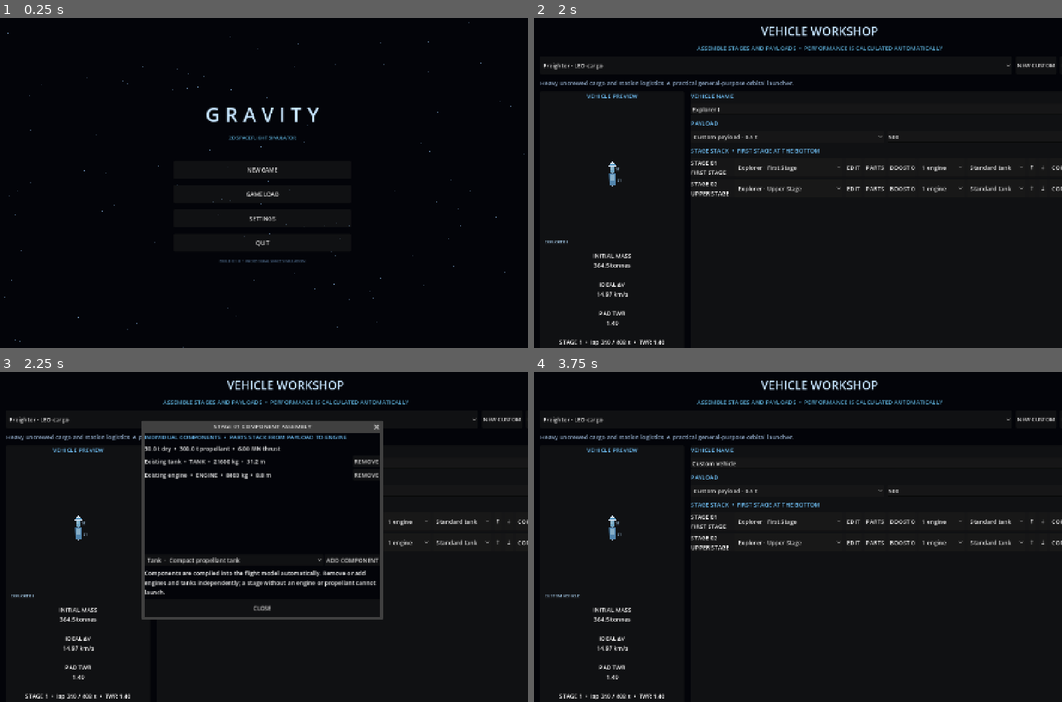
Above: before the commit, frames 1-4 (two rows, left to right).
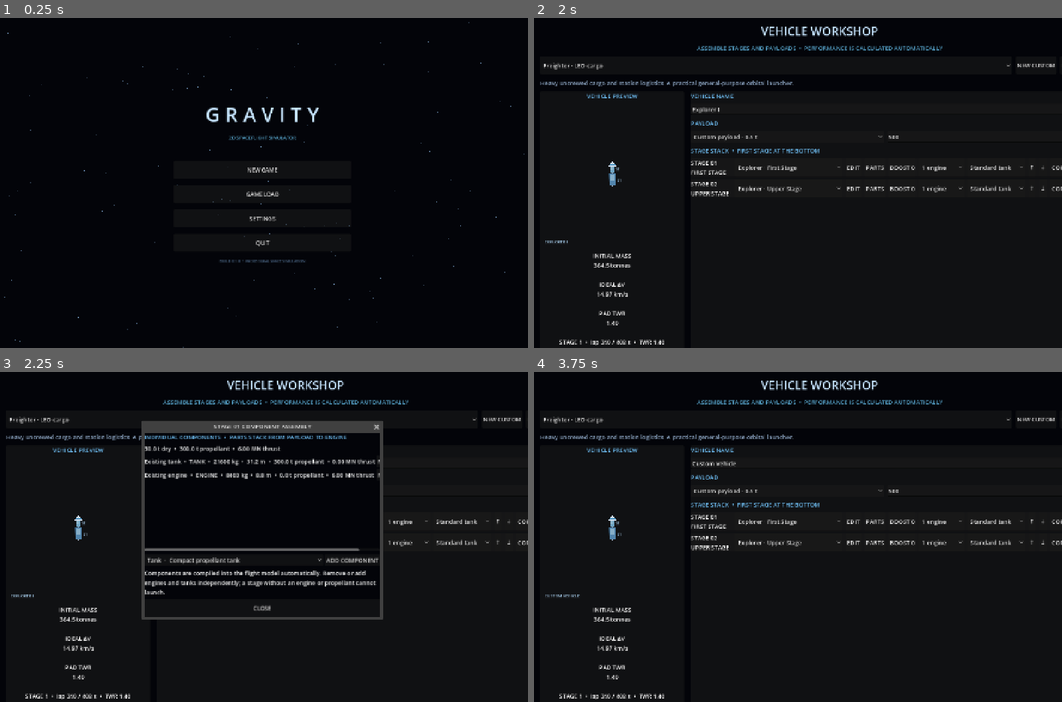
Above: after the commit, the same moments.

Repository: Blagos1195/Gravity-simulator
Game: Godot game, scene res://scenes/main.tscn
The game is run twice, just before and just after one commit, with the same random seed, the same clock (stepped at 60 frames per second) and the same inputs.
Inputs:
- Up to frame 1 (0.25 s): no input
- Up to frame 2 (2 s): click "NEW GAME" at 0.5 s; click "CONTINUE TO ROCKET BUILDER" at 1.25 s
- Up to frame 3 (2.25 s): click "PARTS" at 2 s
- Up to frame 4 (3.75 s): click "PARTS" at 2.75 s; click "NEW CUSTOM" at 3.5 s

Frames 1-2 are identical in both runs. In frame 3, 0.8% of the frame differs, in the area x 27-72%, y 26-55%; in frame 4, nothing differs.

Commit message:
Refine component editor and stage controls

Diff:
--- a/Gravity/scripts/main.gd
+++ b/Gravity/scripts/main.gd
@@ -851,9 +851,10 @@
 		edit_stage_button.pressed.connect(func():
 			_show_stage_editor(stage_index)
 		)
+		edit_stage_button.disabled = bool(stage.get("component_assembly", false))
 		stage_row.add_child(edit_stage_button)
 		var parts_button := Button.new()
-		parts_button.text = "PARTS"
+		parts_button.text = "PARTS %d" % stage.get("components", []).size() if bool(stage.get("component_assembly", false)) else "PARTS"
 		parts_button.tooltip_text = "Assemble this stage from individual tanks, engines, decouplers and structures."
 		parts_button.pressed.connect(func():
 			_show_vehicle_component_editor(stage_index)
@@ -1019,11 +1020,13 @@
 		component_list.add_child(row)
 		var details := Label.new()
 		details.size_flags_horizontal = Control.SIZE_EXPAND_FILL
-		details.text = "%s  •  %s  •  %.0f kg  •  %.1f m" % [
+		details.text = "%s  •  %s  •  %.0f kg  •  %.1f m  •  %.1f t propellant  •  %.2f MN thrust" % [
 			str(component.get("label", component.get("id", "Component"))),
 			str(component.get("kind", "structure")).to_upper(),
 			float(component.get("dry_mass", 0.0)),
-			float(component.get("length_m", 0.0))
+			float(component.get("length_m", 0.0)),
+			float(component.get("fuel_capacity", 0.0)) / 1000.0,
+			float(component.get("vacuum_thrust", component.get("thrust", 0.0))) / 1000000.0
 		]
 		row.add_child(details)
 		var remove_button := Button.new()
